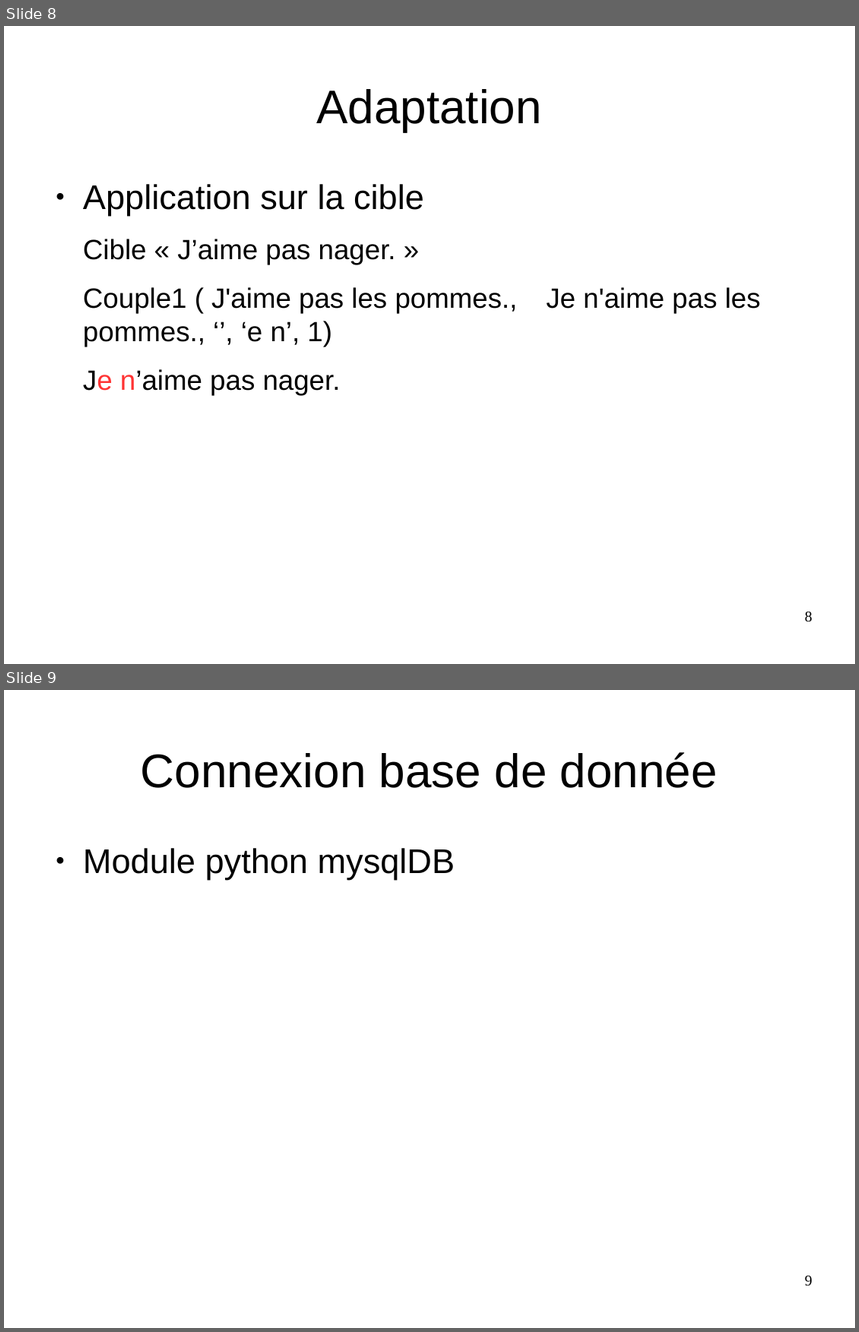
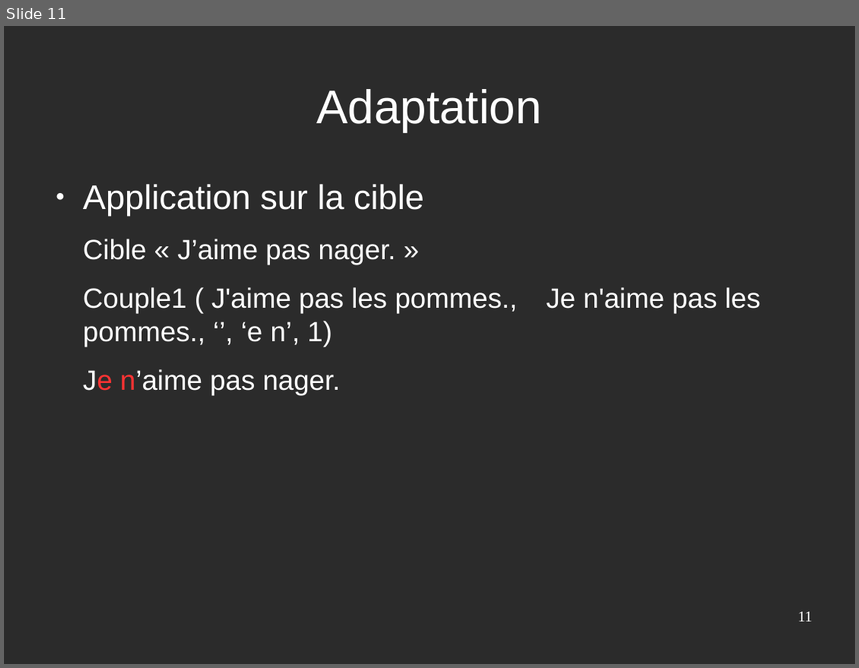
Before and after one commit to Sle3pingForest/StageL3, a slide deck: RapportAndre/pres.odp. Shown one above the other, each under a label of ours: slides 8 and 9 before the commit, slide 11 after it. The pictures are 859x1332 and 859x668 pixels, drawn with LibreOffice and Linux fonts; fonts in the diff are those of the drawing; background and template pictures are left out; a plain dark background stands for a picture behind light text. Boxes give left, top, right and bottom in pixels: in the first picture for what was removed or moved away, otherwise in the second. Text is boxed around its words. In the diff, an @@ line names an element or a change of style, - is before the commit and + after.

```diff
--- a/RapportAndre/pres.odp
+++ b/RapportAndre/pres.odp
@@ slide 9 removed at bbox=[4, 690, 855, 1328], background #FFFFFF @@
@@ title removed at bbox=[141, 752, 718, 788] @@
-Connexion base de donnée
@@ text removed at bbox=[83, 848, 455, 880] @@
-● Module python mysqlDB
@@ page number removed at bbox=[805, 1276, 813, 1287] @@
-9
@@ what was slide 8 is now slide 11 @@
@@ slide 11 changed as well @@
@@ background #FFFFFF to picture (left out) @@
@@ title "Adaptation" at bbox=[316, 89, 542, 132]: text colour #000000 to #FFFFFF @@
@@ text "Application sur la cible" at bbox=[83, 184, 717, 395]: text colour #000000 to #FFFFFF; bullet colour #000000 to #FFFFFF @@
@@ page number at bbox=[798, 612, 813, 622]: text changed; text colour #000000 to #FFFFFF @@
-8
+11
```
Also in this commit, not shown: 7 other slides changed, 3 slides added, 1 other slide removed, 2 other files.
